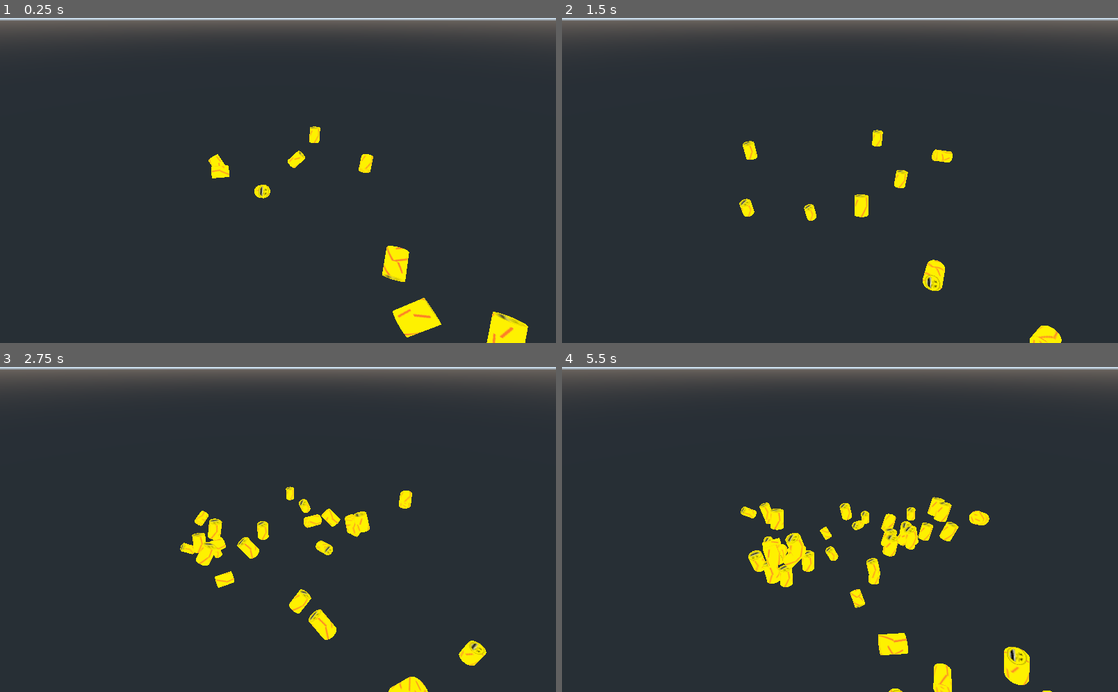
Above: before the commit, frames 1-4 (two rows, left to right).
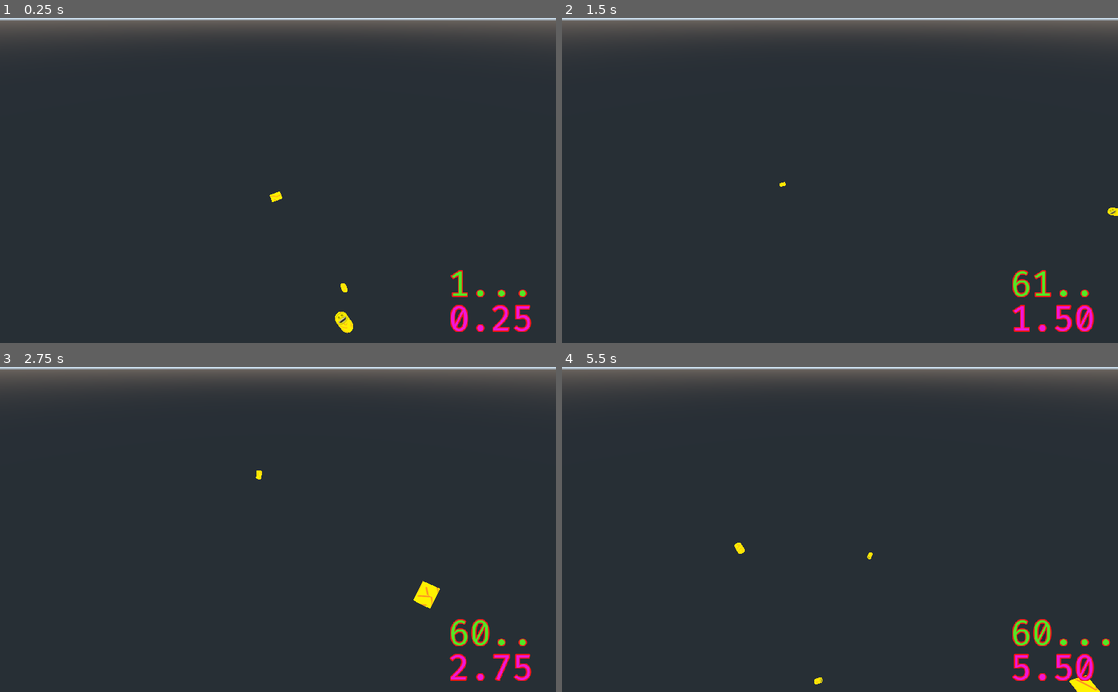
Above: after the commit, the same moments.

Repository: peter201943/GD-Test
Game: Godot game, scene res://Scenes/NewLevel.tscn
Same seed, same stepped clock (60 frames per second), same inputs: the game is played once before the commit and once after it.
Inputs:
- Up to frame 1 (0.25 s): no input
- Up to frame 2 (1.5 s): no input
- Up to frame 3 (2.75 s): no input
- Up to frame 4 (5.5 s): no input

The runs differ from the first frame. In frame 1, 3.0% of the frame differs, in the area x 37-96%, y 33-100%; in frame 2, 2.2%; in frame 3, 3.9%; in frame 4, 5.4%, in the area x 31-99%, y 39-100%.

Commit message:
OK, now we have some more tools

Diff:
--- /dev/null
+++ b/Scenes/FrameCount.gd
@@ -0,0 +1,7 @@
+extends Label
+
+func _process(delta):
+	var dots = ""
+	for i in randi()%3+1:
+		dots += "."
+	self.set_text(str(Engine.get_frames_per_second()) + dots)
--- a/Scenes/NewLevel.tscn
+++ b/Scenes/NewLevel.tscn
@@ -1,10 +1,13 @@
-[gd_scene load_steps=9 format=2]
+[gd_scene load_steps=14 format=2]
 
 [ext_resource path="res://Textures/fix big aaaaaaaaah.png" type="Texture" id=1]
 [ext_resource path="res://Scenes/Boid.tscn" type="PackedScene" id=2]
 [ext_resource path="res://Scripts/BOID.gd" type="Script" id=3]
 [ext_resource path="res://Scripts/Squawk.gd" type="Script" id=4]
 [ext_resource path="res://SFX/Chuckle.wav" type="AudioStream" id=5]
+[ext_resource path="res://Misc/FiraCode-Regular.ttf" type="DynamicFontData" id=6]
+[ext_resource path="res://Scenes/TimeCount.gd" type="Script" id=7]
+[ext_resource path="res://Scenes/FrameCount.gd" type="Script" id=8]
 
 [sub_resource type="CylinderShape" id=1]
 
@@ -15,9 +18,21 @@
 [sub_resource type="CylinderMesh" id=3]
 material = SubResource( 2 )
 
+[sub_resource type="DynamicFont" id=5]
+size = 64
+outline_size = 2
+outline_color = Color( 0.945098, 0.101961, 0.101961, 1 )
+font_data = ExtResource( 6 )
+
+[sub_resource type="DynamicFont" id=4]
+size = 64
+outline_size = 2
+outline_color = Color( 0.937255, 0.0901961, 0.0901961, 1 )
+font_data = ExtResource( 6 )
+
 [node name="Level" type="Spatial"]
 __meta__ = {
-"_editor_description_": "A Very Simple test scene for putting stuff into."
+"_editor_description_": "Tests Spawning TONS of crap."
 }
 
 [node name="Camera" type="Camera" parent="."]
@@ -35,6 +50,7 @@
 ]]
 transform = Transform( 0.260191, -0.152003, 0.101859, 0.0521162, 0.359344, 0.143651, -0.139944, -0.148788, 0.242877, 0, 0, 0 )
 script = ExtResource( 3 )
+age = 1
 
 [node name="BOID COLLIDER" type="CollisionShape" parent="boid swarm/Sub Swarm 1/BOID BODY"]
 shape = SubResource( 1 )
@@ -53,11 +69,13 @@
 "boids",
 ] instance=ExtResource( 2 )]
 transform = Transform( 0.3, 0, 0, 0, 0.417577, 0, 0, 0, 0.3, 0.309373, -0.460292, -1.05181 )
+age = 1
 
 [node name="BOID BODY3" parent="boid swarm/Sub Swarm 1" groups=[
 "boids",
 ] instance=ExtResource( 2 )]
 transform = Transform( 0.206187, 0.303321, 0, -0.217915, 0.286997, 0, 0, 0, 0.3, 0.840998, 0.325621, 0 )
+age = 1
 
 [node name="Sub Swarm 2" type="Spatial" parent="boid swarm"]
 transform = Transform( 1, 0, 0, 0, 1, 0, 0, 0, 1, 5.37275, 0, 2.31063 )
@@ -66,6 +84,7 @@
 "boids",
 ] instance=ExtResource( 2 )]
 transform = Transform( 0.118947, -0.383352, 0, 0.275412, 0.165565, 0, 0, 0, 0.3, 0, 0, 0 )
+age = 1
 
 [node name="BOID BODY2" parent="boid swarm/Sub Swarm 2" groups=[
 "boids",
@@ -76,6 +95,7 @@
 "boids",
 ] instance=ExtResource( 2 )]
 transform = Transform( 0.250215, -0.230373, 0, 0.0715184, 0.150498, -0.270545, 0.149257, 0.314085, 0.129635, 0.840998, 0.325621, 0 )
+age = 1
 
 [node name="Sub Swarm 3" type="Spatial" parent="boid swarm"]
 transform = Transform( 1, 0, 0, 0, 1, 0, 0, 0, 1, 0.276045, 0.253899, 9.55738 )
@@ -83,13 +103,44 @@
 [node name="BOID BODY" parent="boid swarm/Sub Swarm 3" groups=[
 "boids",
 ] instance=ExtResource( 2 )]
+age = 1
 
 [node name="BOID BODY2" parent="boid swarm/Sub Swarm 3" groups=[
 "boids",
 ] instance=ExtResource( 2 )]
 transform = Transform( 0.3, 0, 0, 0, 0.417577, 0, 0, 0, 0.3, 0.309373, -0.460292, -0.782651 )
+age = 2
 
 [node name="BOID BODY3" parent="boid swarm/Sub Swarm 3" groups=[
 "boids",
 ] instance=ExtResource( 2 )]
 transform = Transform( 0.3, 0, 0, 0, 0.417577, 0, 0, 0, 0.3, 0.840998, 0.325621, 0 )
+age = 1
+
+[node name="FrameCount" type="Label" parent="."]
+margin_left = 826.248
+margin_top = 452.503
+margin_right = 1021.25
+margin_bottom = 532.503
+custom_fonts/font = SubResource( 5 )
+custom_colors/font_color = Color( 0.32549, 0.909804, 0.152941, 1 )
+text = "00..."
+script = ExtResource( 8 )
+__meta__ = {
+"_edit_use_anchors_": false,
+"_editor_description_": "Measure framedrop"
+}
+
+[node name="TimeCount" type="Label" parent="."]
+margin_left = 826.248
+margin_top = 516.942
+margin_right = 1021.25
+margin_bottom = 596.942
+custom_fonts/font = SubResource( 4 )
+custom_colors/font_color = Color( 0.941176, 0.0901961, 0.847059, 1 )
+text = "0.000"
+script = ExtResource( 7 )
+__meta__ = {
+"_edit_use_anchors_": false,
+"_editor_description_": "Measure Delay, in milliseconds"
+}
--- /dev/null
+++ b/Scenes/TimeCount.gd
@@ -0,0 +1,15 @@
+extends Label
+
+var time
+
+func _ready():
+	time = 0.0
+
+func _process(delta):
+	time += delta
+	var time_str = str(time)
+	if len(time_str) < 4:
+		time_str += "0"
+	elif len(time_str) < 3:
+		time_str += "00"
+	self.set_text(time_str)
--- a/Scripts/BOID.gd
+++ b/Scripts/BOID.gd
@@ -13,7 +13,7 @@
 
 const MAX_PEERS := 3
 const PEER_RANGE := 0.5
-const MOVE_SPEED := 20
+const MOVE_SPEED := 202
 const ANGLE_SMOOTH := 0.02
 const SQUAWK_MODE := "_peer_squawk"
 const SPEED_CUTOFF := 2
@@ -21,7 +21,7 @@
 const MAX_AGE := 3
 const SPAWN_SIZE := 2
 const SPAWN_TIME := 2.5
-const SPAWN_CHANCE := 0.2
+const SPAWN_CHANCE := 0.03
 
 
 
@@ -177,20 +177,21 @@
 func _spawn():
 	# Spawn more boids
 	if (age > SPAWN_TIME):
-		var chance = randi()%10+1
-		var percent_chance = chance / 10.0
-		print("Try Spawn")
-		print("CHANCE @" + str(chance))
-		print("PERCENT @" + str(percent_chance))
-		if (age < MAX_AGE) and (not spawned) and (percent_chance <= SPAWN_CHANCE):
-			print("Yep\n")
-			var new_boid = null
-			for boids in SPAWN_SIZE:
-				new_boid = boid_scene.instance()
-				self.get_parent().add_child(new_boid)
-			spawned = true
-		else:
-			print("Nope\n")
+		var chance = randi()%100+1
+		var percent_chance = chance / 100.0
+		#print("Try Spawn")
+		#print("CHANCE @" + str(chance))
+		#print("PERCENT @" + str(percent_chance))
+		if (age < MAX_AGE) and (not spawned):
+			if (percent_chance <= SPAWN_CHANCE):
+				print("Yep @" + str(percent_chance))
+				var new_boid = null
+				for boids in SPAWN_SIZE:
+					new_boid = boid_scene.instance()
+					self.get_parent().add_child(new_boid)
+				spawned = true
+			else:
+				print("---")
 
 
 func _bad_spawn():
